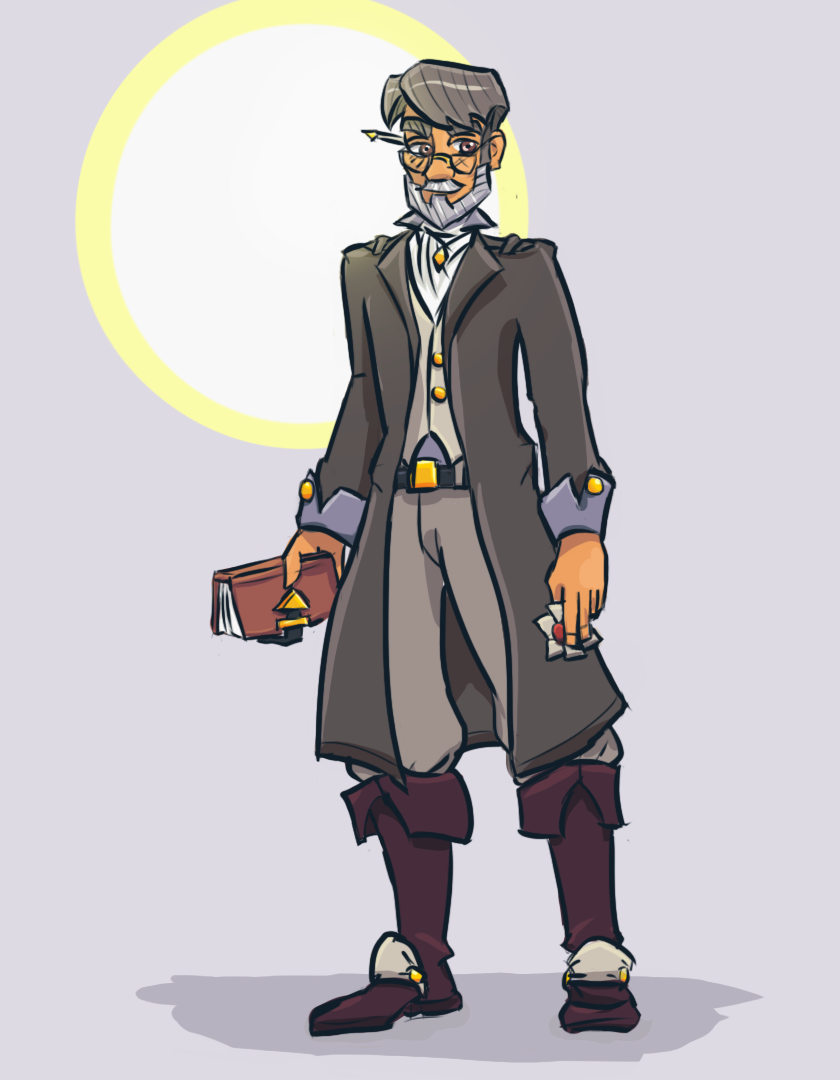
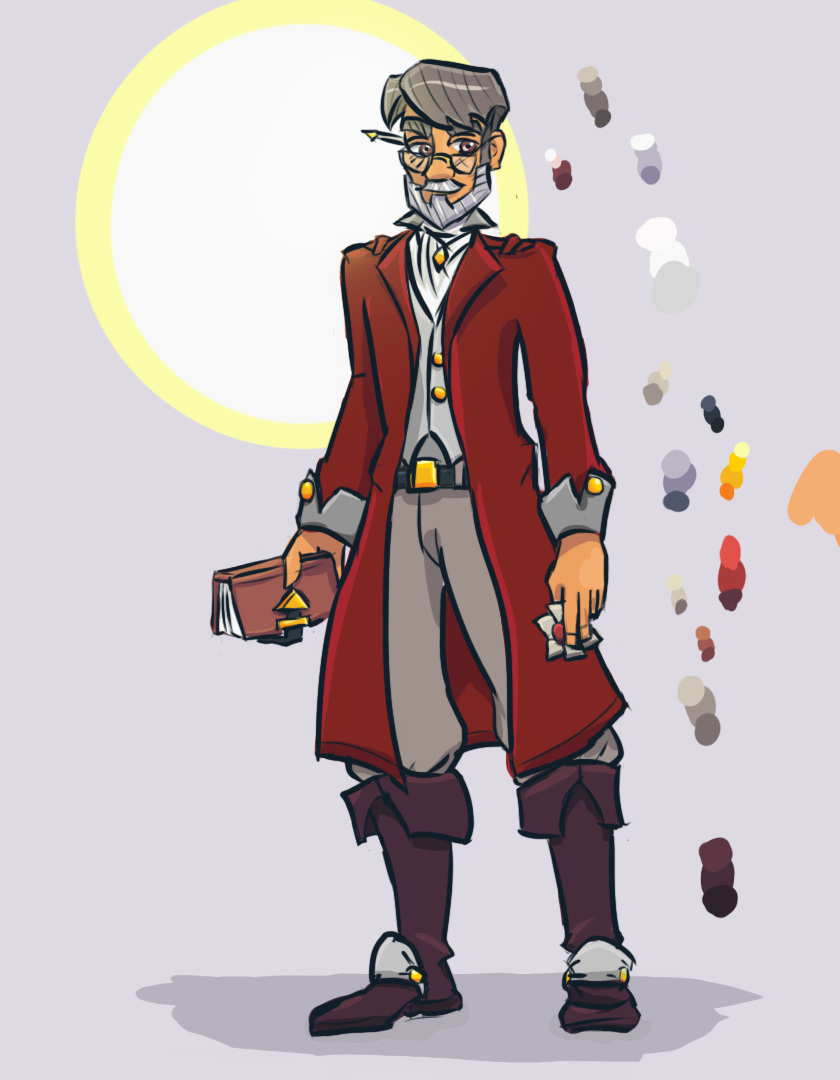
The second w=840, h=1080 image is a revision of the first. Changes to its layers:
showed "palette" over [544, 65, 840, 919]
added layer "Glasses" (22%) in group "color" over [403, 152, 477, 174]
